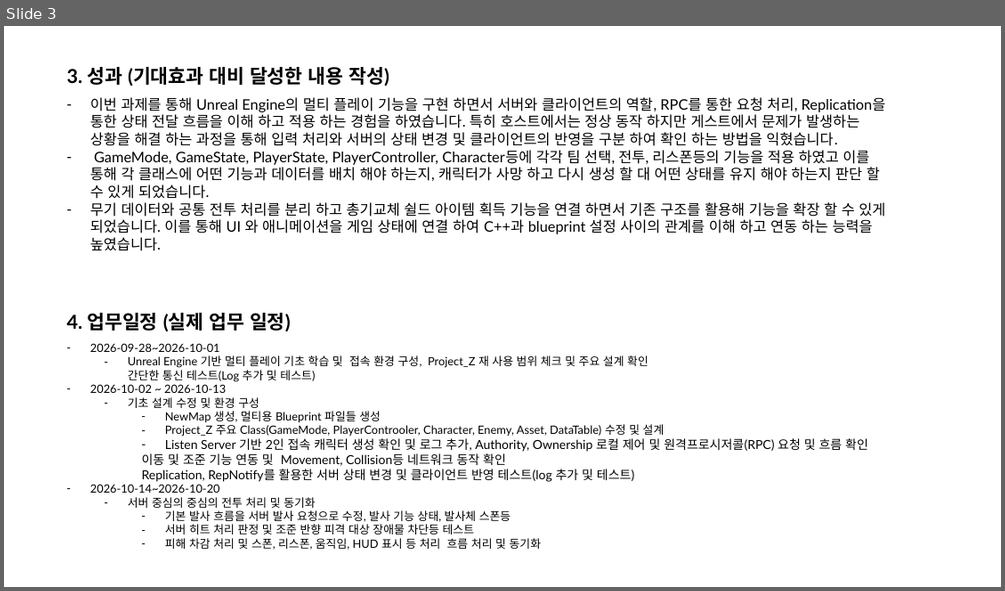
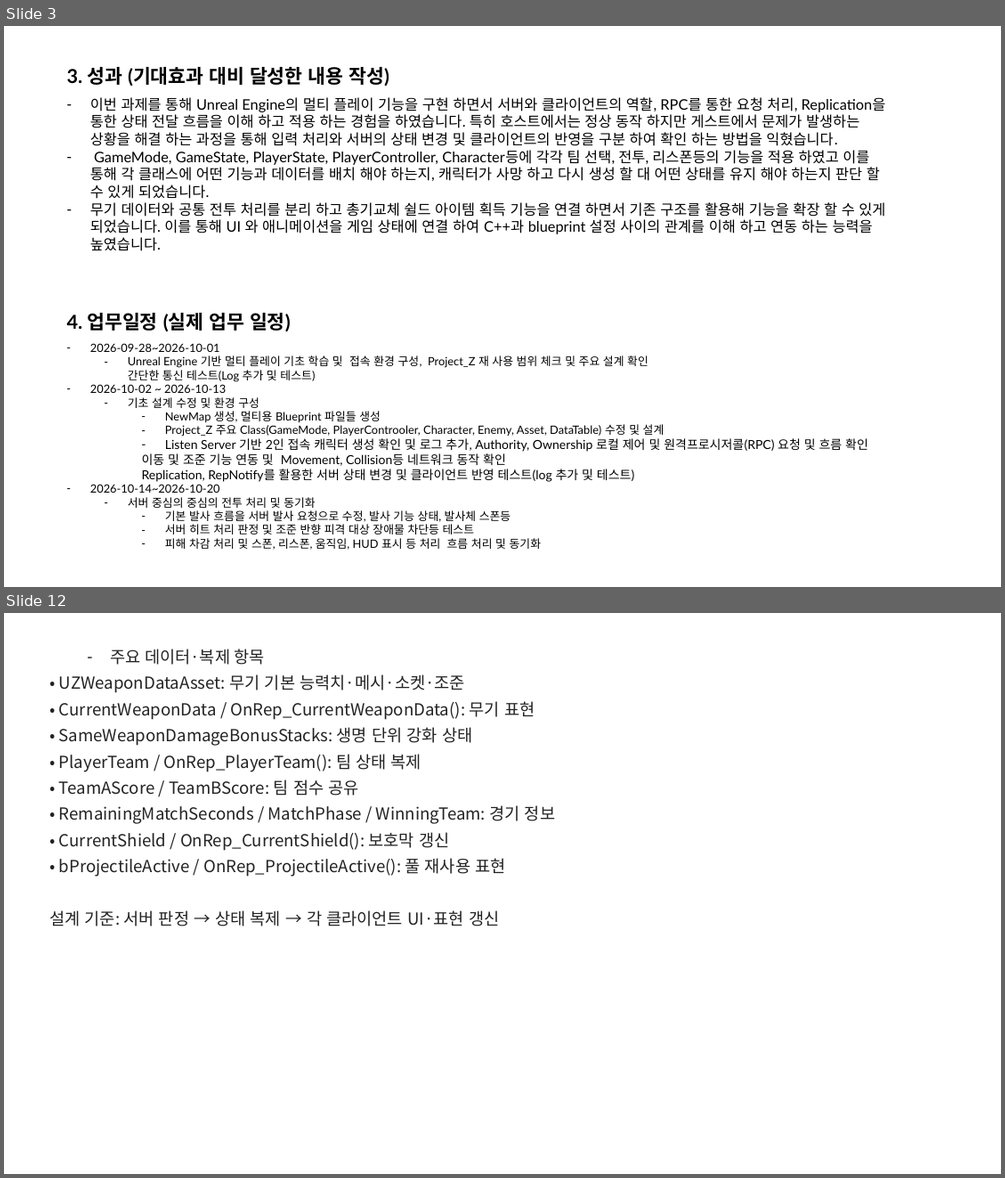
Before and after one commit to BenT8501/Auto_Stock_Trading, a slide deck: Project_Z/docs/박종호B_직무과제_완료보고서.pptx. Shown one above the other, each under a label of ours: slide 3 before the commit, slides 3 and 12 after it; the slides between them are not shown. The pictures are 1005x591 and 1005x1178 pixels, drawn with LibreOffice and Linux fonts; fonts in the diff are those of the drawing. Boxes give left, top, right and bottom in pixels: in the first picture for what was removed or moved away, otherwise in the second. Text is boxed around its words. In the diff, an @@ line names an element or a change of style, - is before the commit and + after.

```diff
--- a/Project_Z/docs/박종호B_직무과제_완료보고서.pptx
+++ b/Project_Z/docs/박종호B_직무과제_완료보고서.pptx
@@ slide 12 added at [4, 613, 1001, 1174], background #FFFFFF @@
@@ text added at [49, 649, 555, 926], 16 pt, text #232323 @@
+  – 주요 데이터·복제 항목
+• UZWeaponDataAsset: 무기 기본 능력치·메시·소켓·조준
+• CurrentWeaponData / OnRep_CurrentWeaponData(): 무기 표현
+• SameWeaponDamageBonusStacks: 생명 단위 강화 상태
+• PlayerTeam / OnRep_PlayerTeam(): 팀 상태 복제
+• TeamAScore / TeamBScore: 팀 점수 공유
+• RemainingMatchSeconds / MatchPhase / WinningTeam: 경기 정보
+• CurrentShield / OnRep_CurrentShield(): 보호막 갱신
+• bProjectileActive / OnRep_ProjectileActive(): 풀 재사용 표현
+설계 기준: 서버 판정 → 상태 복제 → 각 클라이언트 UI·표현 갱신
```
Also in this commit, not shown: 1 slide changed, 8 other slides added.
